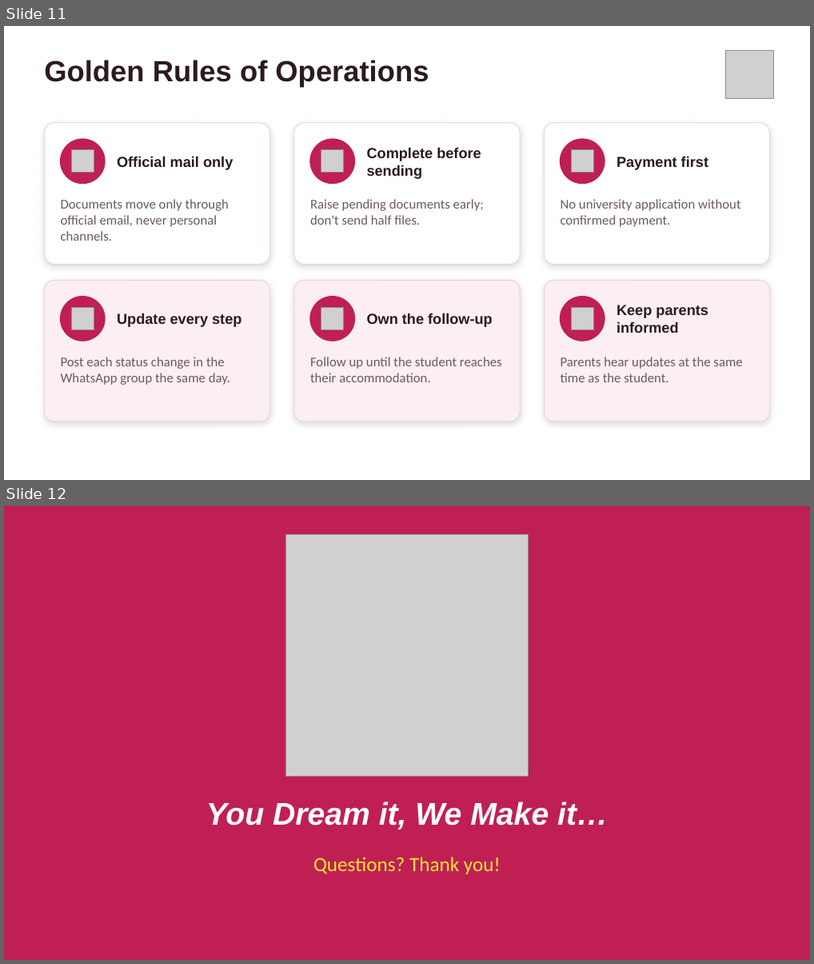
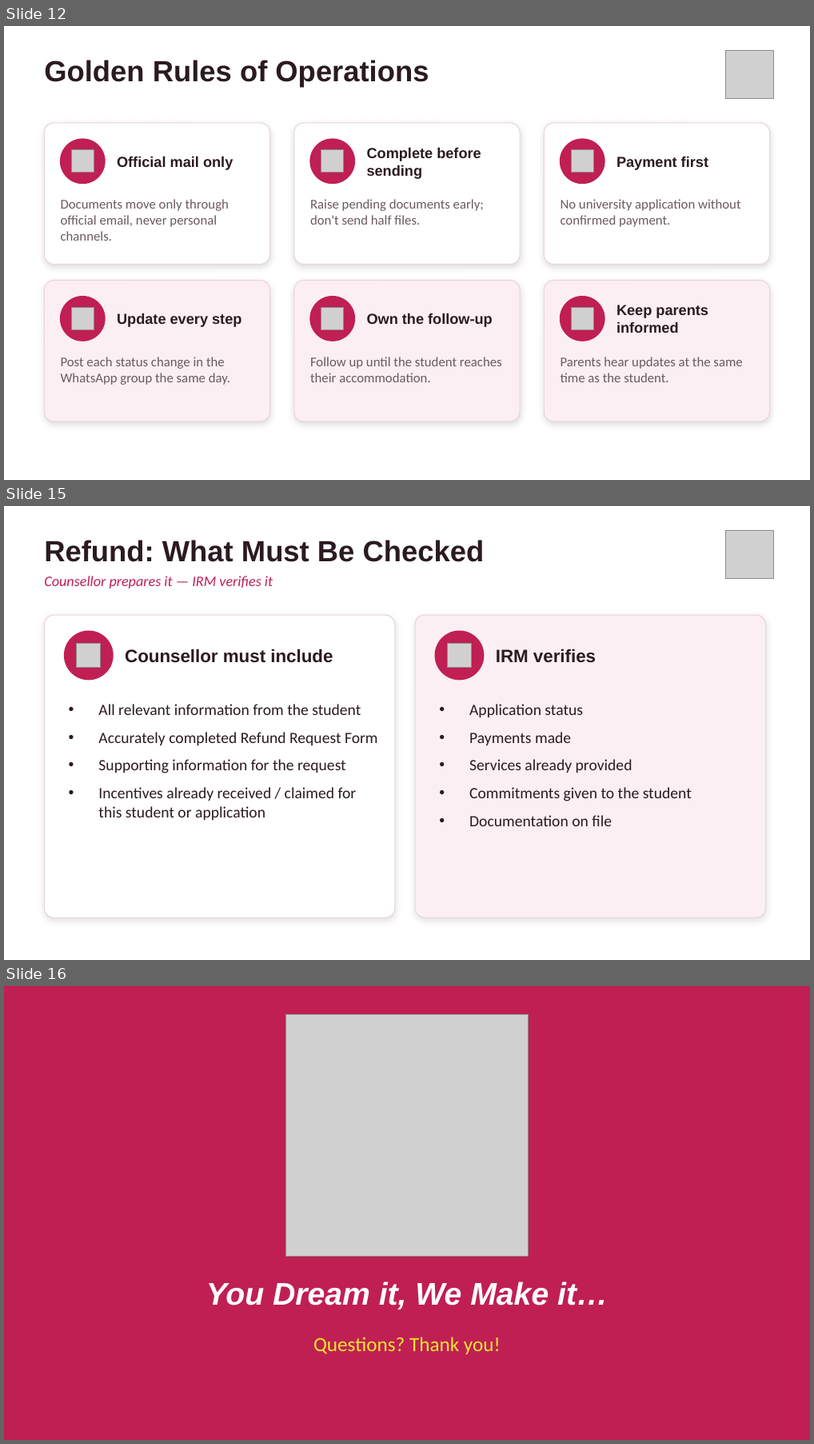
Before and after one commit to abijeethtiwariani-dot/alizon-os, a slide deck: Medcity_Operations_Workflow.pptx. Shown one above the other, each under a label of ours: slides 11 and 12 before the commit, slides 12, 15 and 16 after it; the slides between them are not shown. The pictures are 814x964 and 814x1444 pixels, drawn with LibreOffice and Linux fonts; fonts in the diff are those of the drawing; grey boxes stand for pictures. Boxes give left, top, right and bottom in pixels: in the first picture for what was removed or moved away, otherwise in the second. Text is boxed around its words. In the diff, an @@ line names an element or a change of style, - is before the commit and + after.

```diff
--- a/Medcity_Operations_Workflow.pptx
+++ b/Medcity_Operations_Workflow.pptx
@@ slide 15 added at bbox=[4, 506, 810, 960], background #FFFFFF @@
@@ text added at bbox=[44, 540, 485, 562], 26 pt, text #2B1A22, bold @@
+Refund: What Must Be Checked
@@ picture added at bbox=[726, 530, 774, 579] @@
@@ text added at bbox=[44, 576, 273, 588], 13 pt, text #C01F53, italic @@
+Counsellor prepares it — IRM verifies it
@@ rounded rectangle added at bbox=[44, 615, 395, 917], fill #FFFFFF, outline #EBD3DC 0.75 pt @@
@@ rounded rectangle added at bbox=[415, 615, 766, 917], fill #FBEFF3, outline #EBD3DC 0.75 pt @@
@@ ellipse added at bbox=[65, 631, 113, 680], fill #C01F53, outline #C01F53 1 pt @@
@@ picture added at bbox=[77, 643, 101, 668] @@
@@ text added at bbox=[125, 648, 333, 663], 16 pt, text #2B1A22, bold @@
+Counsellor must include
@@ ellipse added at bbox=[435, 631, 484, 680], fill #C01F53, outline #C01F53 1 pt @@
@@ picture added at bbox=[447, 643, 472, 668] @@
@@ text added at bbox=[496, 648, 596, 663], 16 pt, text #2B1A22, bold @@
+IRM verifies
@@ text added at bbox=[98, 704, 378, 820], 14 pt, text #2B1A22 @@
+• All relevant information from the student
+• Accurately completed Refund Request Form
+• Supporting information for the request
+• Incentives already received / claimed for this student or application
@@ text added at bbox=[470, 704, 692, 826], 14 pt, text #2B1A22 @@
+• Application status
+• Payments made
+• Services already provided
+• Commitments given to the student
+• Documentation on file
@@ what was slide 11 is now slide 12 @@
@@ what was slide 12 is now slide 16 @@
```
Also in this commit, not shown: 3 other slides added.
